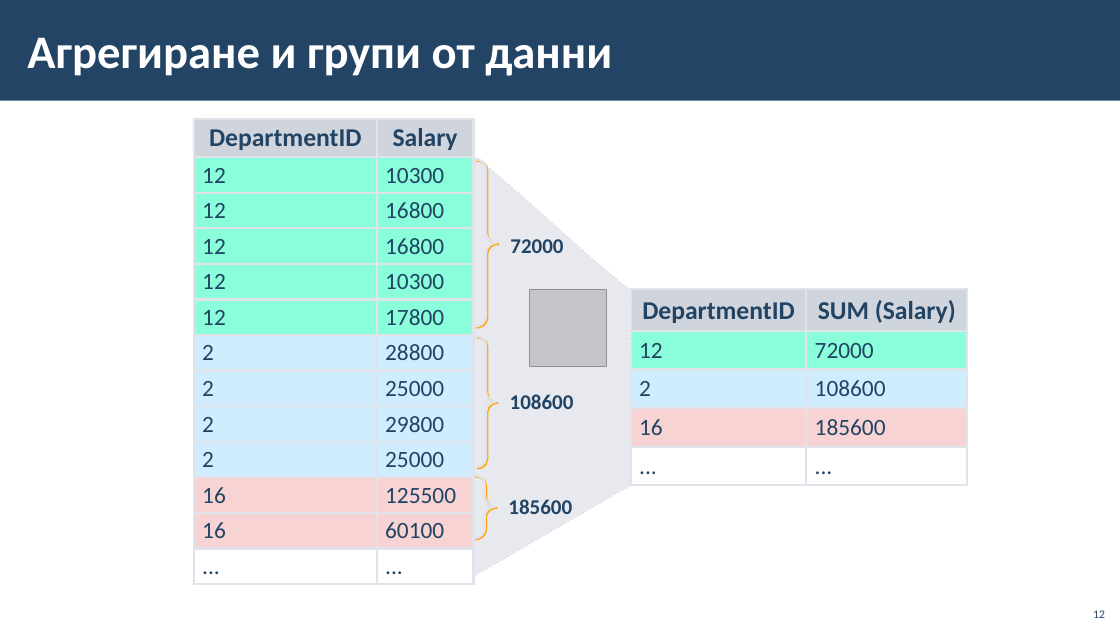
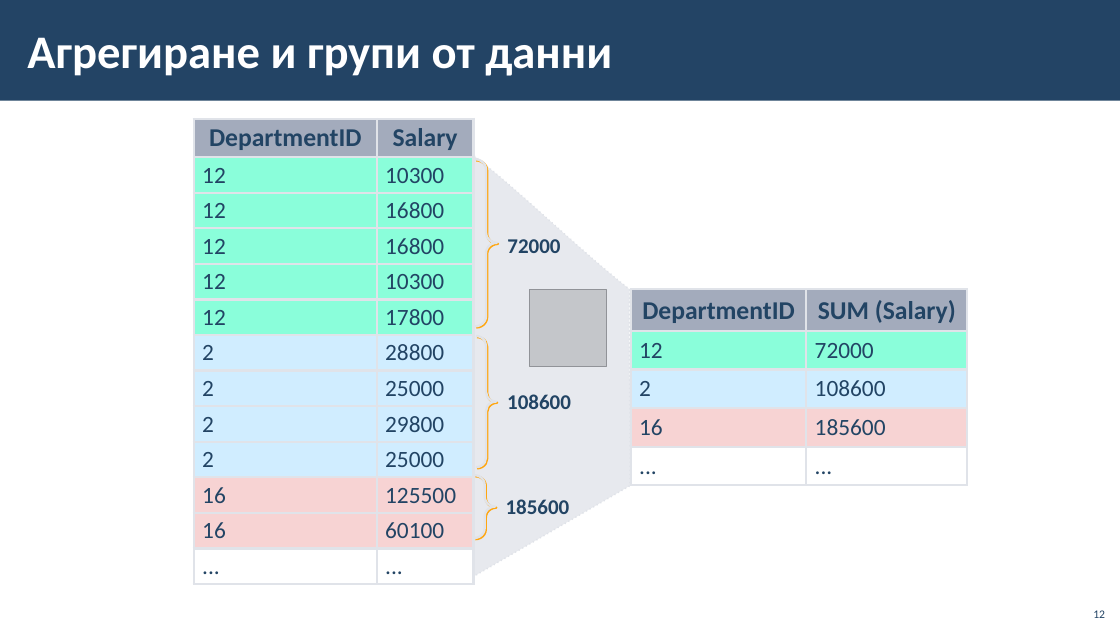
Before and after one commit to Ghostdog02/MSSQL, a slide deck: slide 12 of Theory/11-Group-and-Aggregate-Functions/11-Group-and-Aggregate-Functions.pptx. Drawn at 1120x630 pixels with LibreOffice and Linux fonts; fonts in the diff are those of the drawing; grey boxes stand for pictures; background and template pictures are left out. Boxes give left, top, right and bottom in pixels: in the first picture for what was removed or moved away, otherwise in the second. Text is boxed around its words. In the diff, an @@ line names an element or a change of style, - is before the commit and + after.

```diff
--- a/Theory/11-Group-and-Aggregate-Functions/11-Group-and-Aggregate-Functions.pptx
+++ b/Theory/11-Group-and-Aggregate-Functions/11-Group-and-Aggregate-Functions.pptx
@@ table at [194, 119, 474, 630] @@
@@ fill #A3ABBC at 50% opacity to #A3ABBC in row 1 @@
@@ borders changed @@
@@ table at [631, 289, 968, 519] @@
@@ fill #A3ABBC at 50% opacity to #A3ABBC in row 1 @@
@@ borders changed @@
```
Also in this commit, not shown: 19 other slides changed, 6 other files.
